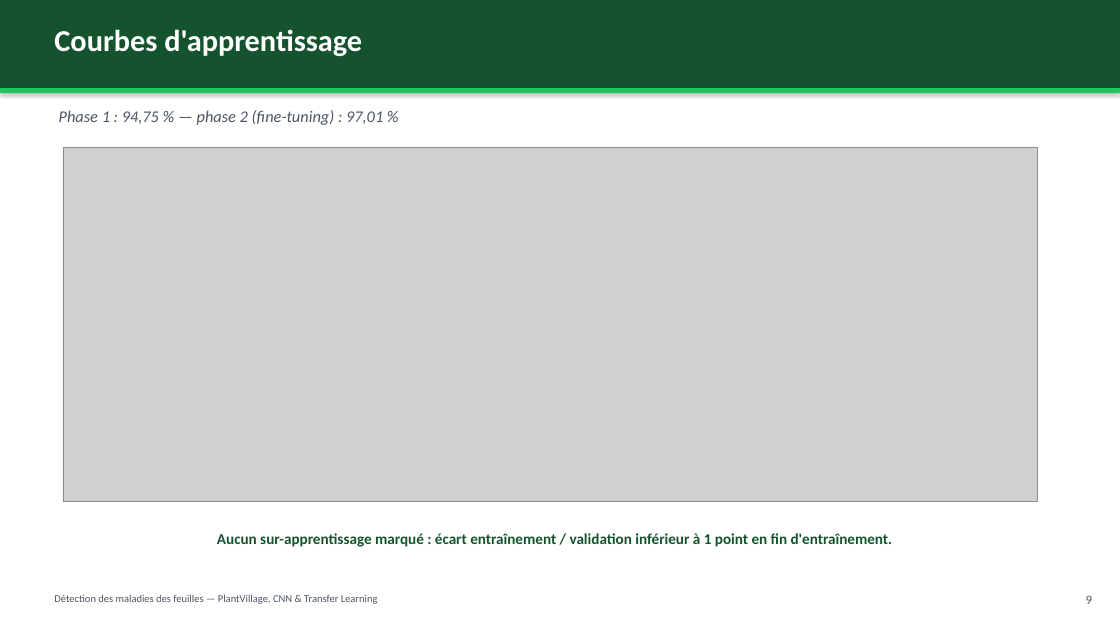
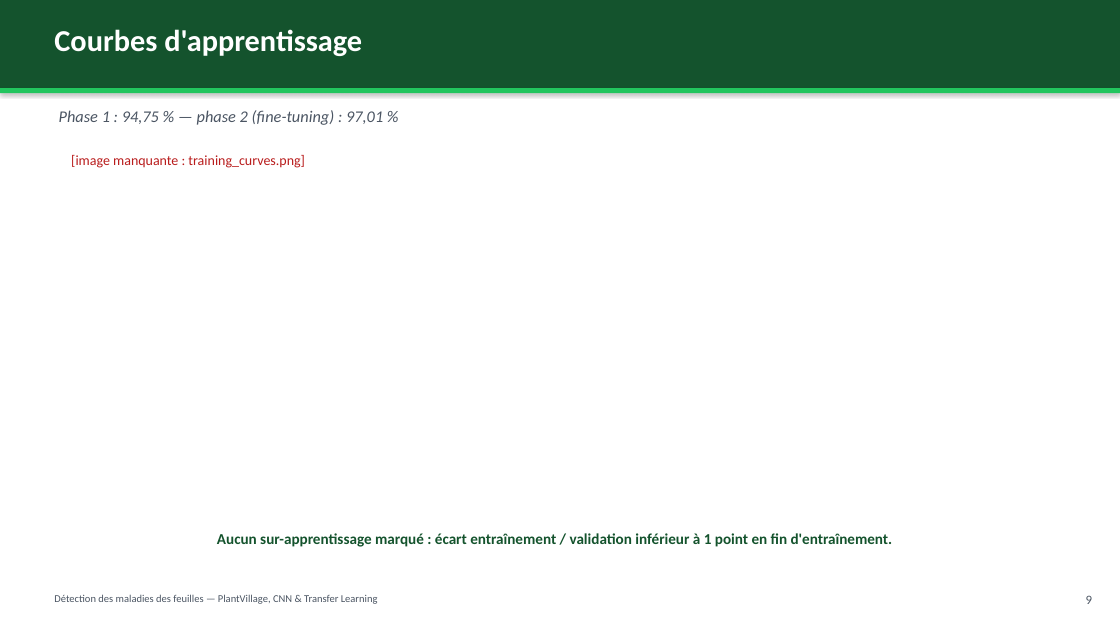
Before and after one commit to Haitam-Elouali/DeepLearning, a slide deck: slide 10 of docs/presentation/presentation_soutenance.pptx. Drawn at 1120x630 pixels with LibreOffice and Linux fonts; fonts in the diff are those of the drawing; grey boxes stand for pictures. Boxes give left, top, right and bottom in pixels: in the first picture for what was removed or moved away, otherwise in the second. Text is boxed around its words. In the diff, an @@ line names an element or a change of style, - is before the commit and + after.

```diff
--- a/docs/presentation/presentation_soutenance.pptx
+++ b/docs/presentation/presentation_soutenance.pptx
@@ picture removed at (63, 147, 1038, 502) @@
@@ text added at (71, 155, 304, 168), 12 pt, text #B91C1C @@
+[image manquante : training_curves.png]
```
Also in this commit, not shown: 1 other slide changed, 19 other files.
